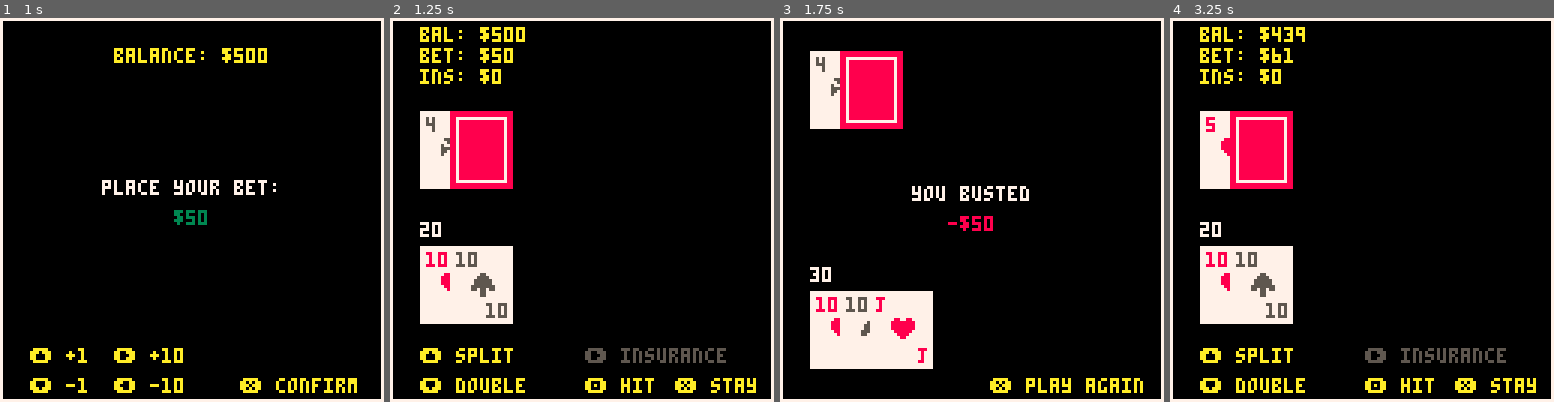
Above: before the commit, frames 1-4 (left to right).
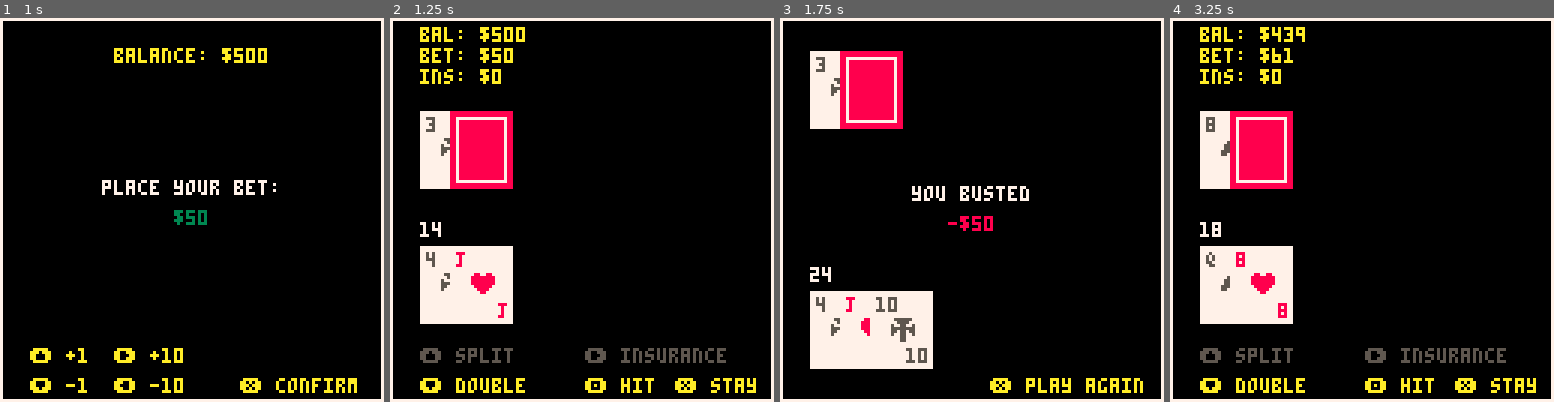
Above: after the commit, the same moments.

Repository: l4nk332/pico_blackjack
Game: PICO-8 cartridge black_jack.p8
Two runs of this game, one before a commit and one after it. Both use one fixed random seed, a clock stepped at 60 frames per second and the inputs below.
Inputs:
- Up to frame 1 (1 s): tap X (X key) at 0.33 s; tap O (Z key) at 0.7 s
- Up to frame 2 (1.25 s): tap X (X key) at 1.07 s
- Up to frame 3 (1.75 s): hold Right from 1.6 s (still down); tap O (Z key) at 1.7 s
- Up to frame 4 (3.25 s): tap X (X key) at 1.85, 2.97 s; release Right at 2.1 s; tap O (Z key) at 2.1, 2.5, 2.9 s; hold Up 2.15-2.42 s; hold Right 2.47-3.03 s; hold Left from 3.08 s (still down)

Frame 1 is identical in both runs. In frame 2, 1.3% of the frame differs, in the area x 7-33%, y 25-90%; in frame 3, 1.1%; in frame 4, 1.5%.

Commit message:
Remove hardcoded initial deal

Diff:
--- a/black_jack.p8
+++ b/black_jack.p8
@@ -158,11 +158,9 @@
 end
 
 function update_deal_phase()
-  -- add(p_hand, draw_card())
-  add(p_hand, {rank='10', suit='hearts', value=10})
+  add(p_hand, draw_card())
   add(d_hand, draw_card())
-  -- add(p_hand, draw_card())
-  add(p_hand, {rank='10', suit='spades', value=10})
+  add(p_hand, draw_card())
   add(d_hand, draw_card())
 
   phase = all_phases['play']
